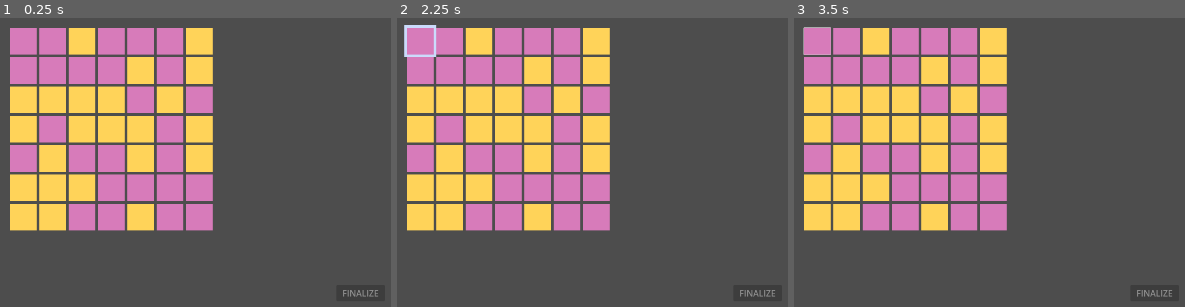
Above: before the commit, frames 1-3 (left to right).
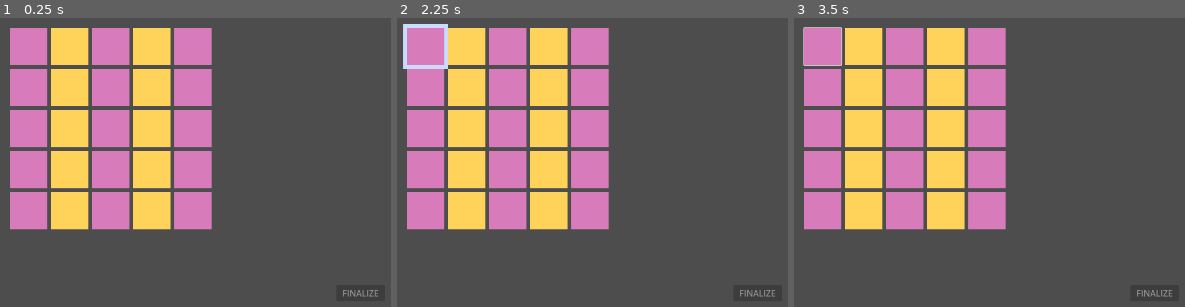
Above: after the commit, the same moments.

Repository: Annikatt/Annikatt
Game: Godot game, scene res://main_level.tscn
Two runs of this game, one before a commit and one after it. Both use one fixed random seed, a clock stepped at 60 frames per second and the inputs below.
Inputs (mouse positions are in pixels of both pictures, inside the frame that each line leads up to):
- Up to frame 1 (0.25 s): no input
- Up to frame 2 (2.25 s): click (420, 41) at 0.52 s; click (420, 41) at 1.27 s; click (420, 41) at 2.02 s
- Up to frame 3 (3.5 s): tap Enter at 2.75 s

The runs differ from the first frame. In frame 1, 23% of the frame differs, in the area x 2-55%, y 3-74%; in frame 2, 24%, in the area x 1-55%, y 2-74%; in frame 3, 23%.

Commit message:
Add files via upload

Diff:
--- /dev/null
+++ b/GerrymanderingV1/end_page.gd
@@ -0,0 +1,18 @@
+extends Node2D
+
+@onready var level = preload("res://main_level.gd")
+@onready var textbox = get_node('RichTextLabel')
+var results = Globals.level1_results
+
+# Called when the node enters the scene tree for the first time.
+func _ready():
+	if results[0] > results[1]:
+		set_text('pink wins!: '+str(results))
+	elif results[0] < results[1]:
+		set_text('yellow wins! '+str(results))
+	else:
+		set_text('tie!')
+
+# Called every frame. 'delta' is the elapsed time since the previous frame.
+func set_text(message):
+	textbox.text = str(message)
--- a/GerrymanderingV1/end_page.tscn
+++ b/GerrymanderingV1/end_page.tscn
@@ -1,3 +1,12 @@
-[gd_scene format=3 uid="uid://clphtvqv7qmqu"]
+[gd_scene load_steps=2 format=3 uid="uid://clphtvqv7qmqu"]
+
+[ext_resource type="Script" path="res://end_page.gd" id="1_7k2mx"]
 
 [node name="end_page" type="Node2D"]
+script = ExtResource("1_7k2mx")
+
+[node name="RichTextLabel" type="RichTextLabel" parent="."]
+offset_left = 602.0
+offset_top = 423.0
+offset_right = 893.0
+offset_bottom = 538.0
--- /dev/null
+++ b/GerrymanderingV1/globals.gd
@@ -0,0 +1,10 @@
+extends Node
+
+
+var level1_results = null
+
+var level = 1
+
+var precinct_counter = 0
+
+var level1_precincts = [0,0,0,0,0,1,1,1,1,1,0,0,0,0,0,1,1,1,1,1,0,0,0,0,0,1,1,1,1,1,0,0,0,0,0,1,1,1,1,1,0,0,0,0,0,1,1,1,1,1]
--- a/GerrymanderingV1/main_level.gd
+++ b/GerrymanderingV1/main_level.gd
@@ -9,88 +9,16 @@
 @onready var finalize_button = get_node("finalize_button")
 var current_selection = null
 var districts_used = []
-
-# Returns the first available unused district.
-func get_next_district():
-	var i = 0
-	for used in districts_used:
-		if not used:
-			return get_district(i)
-		i += 1
-	return null
-
-# Given relative x and y values, returns a precinct
-func get_precinct(rx,ry):
-	for child in grid.get_children():
-		if child.rx == rx and child.ry == ry:
-			return child
-	return null
-
-# Returns true if precinct t is in district dist, or false otherwise
-func tile_in_district(t,dist):
-	for dist_tile in dist.get_tiles():
-		if dist_tile == t:
-			return true
-	return false
-
-# Returns true if tile t is adjacent to district dist, or false otherwise
-func adjacent_to_district(t,dist):
-	for dist_tile in dist.get_tiles():
-		if adjacent(t,dist_tile):
-			return true
-	return false
-
-# Assumes t1 and t2 are adjacent
-# Returns 'top', 'left', 'right', or 'bot', indicating the position of t1 relative to t2
-func shared_side(t1,t2):
-	if t1.get_ry() == (t2.get_ry() - 1):
-		return 'top'
-	elif t1.get_rx() == (t2.get_rx() - 1):
-		return 'left'
-	elif t1.get_rx() == (t2.get_rx() + 1):
-		return 'right'
-	else:
-		return 'bot'
-
-# Returns a list of 4 booleans, representing top, left, right, and bottom respectively
-# Will be true if there is a tile in dist that is adjacent to t in that direction, or false otherwise
-func adjacencies(t,dist):
-	var sides = [false,false,false,false]
-	for dist_tile in dist.get_tiles():
-		if adjacent(dist_tile,t):
-			if shared_side(dist_tile,t) == 'top':
-				sides[0] = true
-			elif shared_side(dist_tile,t) == 'left':
-				sides[1] = true
-			elif shared_side(dist_tile,t) == 'right':
-				sides[2] = true
-			else:
-				sides[3] = true
-	return sides
-
-# Given relative x and y values and a position, 'top' ,'left', 'right', or 'bot',
-# returns the outline segment at that location.
-func get_outline(rx,ry,pos):
-	for child in outlines.get_children():
-		if [rx,ry,pos] in child.get_tile_relatives():
-			return child
-	return null
-
-# Returns a district based on its ID number 'num'
-func get_district(n):
-	for child in districts.get_children():
-		if child.get_num() == n:
-			return child
-	return null
+var level_scalar = .7
+var n_by_n = 5
+
 
 # Called when the node enters the scene tree for the first time.
 func _ready():
-	generate_grid(7,7,0.5,300,300,0,0)
-	generate_districts(7)
+	generate_grid(n_by_n,n_by_n,level_scalar,300,300,0,0)
+	generate_districts(n_by_n)
 	finalize_button.pressed.connect(_finalize.bind())
 
-func _finalize():
-	get_tree().change_scene_to_file('res://end_page.tscn')
 
 # Creates a rectangle of precincts with width and height
 # x and y are global positions
@@ -118,6 +46,7 @@
 	for t in grid.get_children():
 		t.click.connect(_tile_clicked.bind(t))
 
+
 #  Generates n district containers
 func generate_districts(n):
 	for dis in range (n):
@@ -125,6 +54,113 @@
 		district_to_add.set_num(dis)
 		districts.add_child(district_to_add)
 		districts_used.append(false)
+
+
+# Returns the first available unused district.
+func get_next_district():
+	var i = 0
+	for used in districts_used:
+		if not used:
+			return get_district_from_num(i)
+		i += 1
+	return null
+
+
+# Given relative x and y values, returns a precinct
+func get_precinct(rx,ry):
+	for child in grid.get_children():
+		if child.rx == rx and child.ry == ry:
+			return child
+	return null
+
+
+# Returns true if precinct t is in district dist, or false otherwise
+func tile_in_district(t,dist):
+	for dist_tile in dist.get_tiles():
+		if dist_tile == t:
+			return true
+	return false
+
+
+# Returns true if tile t is adjacent to district dist, or false otherwise
+func adjacent_to_district(t,dist):
+	for dist_tile in dist.get_tiles():
+		if adjacent(t,dist_tile):
+			return true
+	return false
+
+
+# Assumes t1 and t2 are adjacent
+# Returns 'top', 'left', 'right', or 'bot', indicating the position of t1 relative to t2
+func shared_side(t1,t2):
+	if t1.get_ry() == (t2.get_ry() - 1):
+		return 'top'
+	elif t1.get_rx() == (t2.get_rx() - 1):
+		return 'left'
+	elif t1.get_rx() == (t2.get_rx() + 1):
+		return 'right'
+	else:
+		return 'bot'
+
+
+# Returns a list of 4 booleans, representing top, left, right, and bottom respectively
+# Will be true if there is a tile in dist that is adjacent to t in that direction, or false otherwise
+func adjacencies(t,dist):
+	var sides = [false,false,false,false]
+	for dist_tile in dist.get_tiles():
+		if adjacent(dist_tile,t):
+			if shared_side(dist_tile,t) == 'top':
+				sides[0] = true
+			elif shared_side(dist_tile,t) == 'left':
+				sides[1] = true
+			elif shared_side(dist_tile,t) == 'right':
+				sides[2] = true
+			else:
+				sides[3] = true
+	return sides
+
+
+# Given relative x and y values and a position, 'top' ,'left', 'right', or 'bot',
+# returns the outline segment at that location.
+func get_outline(rx,ry,pos):
+	for child in outlines.get_children():
+		if [rx,ry,pos] in child.get_tile_relatives():
+			return child
+	return null
+
+
+# Returns a district based on its ID number 'num'
+func get_district_from_num(n):
+	for child in districts.get_children():
+		if child.get_num() == n:
+			return child
+	return null
+
+
+# Returns a list with the counts of districts for party 0 and party 1
+func party_results():
+	var p0_count = 0
+	var p1_count = 0
+	for dist in districts.get_children():
+		var p0_dist = 0
+		var p1_dist = 0
+		for t in dist.get_tiles():
+			if t.get_party() == 0:
+				p0_dist += 1
+			else:
+				p1_dist += 1
+		if p0_dist > p1_dist:
+			p0_count += 1
+		else:
+			p1_count += 1
+	return [p0_count,p1_count]
+
+
+# Called on finalize button pressed
+func _finalize():
+	Globals.level1_results = party_results()
+	get_tree().change_scene_to_file('res://end_page.tscn')
+
 
 # Returns true if tile1 and tile2 are adjacent, or false if not
 func adjacent(tile1,tile2):
@@ -135,6 +171,7 @@
 	else:
 		return false
 
+
 # Given a precinct t, returns the district that t is a part of,
 # or null if t is not in any district
 func _get_district_from_precinct(t):
@@ -142,6 +179,7 @@
 			if tile_in_district(t,child):
 				return child
 	return null
+
 
 # Adds outlines to a tile on sides for which true is passed
 func _outline_tile(t,top=true,left=true,right=true,bot=true):
@@ -176,6 +214,7 @@
 		new_outline.position = Vector2(t.get_x() - 10*t_scale, t.get_y() + 110*t_scale)
 		new_outline.set_tile_relatives(t.get_rx(),t.get_ry(),'bot')
 
+
 # Removes outlines from a tile on sides for which true is passed
 func _remove_outline_tile(t,top,left,right,bot):
 	if top:
@@ -191,6 +230,7 @@
 		if get_outline(t.get_rx(),t.get_ry(),'bot') != null:
 			get_outline(t.get_rx(),t.get_ry(),'bot').delete()
 
+
 # Returns true iff district dist contains a number of children equal
 # to target
 func _check_size(dist,target):
@@ -198,6 +238,7 @@
 		return true
 	else:
 		return false
+
 
 # Returns true if dist is contiguous, or false otherwise
 func _check_contiguous(dist):
@@ -211,28 +252,28 @@
 				if t1 not in checked:
 					if adjacent(t1,t2):
 						checked.append(t1)
-	if len(checked) == total:
-		return true
-	return false
+	return len(checked) == total
+
 
 # Checks to make sure that every tile is in a district and
 # every district has between min_size and max_size tiles in it
 # then enables the finalize button if all checks are passed
 func _check_all(min_size, max_size):
 	for t in grid.get_children():
-		if t.get_in_dist() == false:
+		if not t.get_in_dist():
 			finalize_button.disable()
 			return
 	for dist in districts.get_children():
-		if (_check_size(dist,min_size) == false) and (_check_size(dist,max_size) == false):
+		if (not _check_size(dist,min_size)) and (not _check_size(dist,max_size)):
 			finalize_button.disable()
 			return
-		if _check_contiguous(dist) == false:
+		if not _check_contiguous(dist):
 			finalize_button.disable()
 			return
 	finalize_button.enable()
 
-# Stuff happens on tile clicked
+
+# Called on tile clicked
 func _tile_clicked(t):
 	if current_selection == null:
 		current_selection = _get_district_from_precinct(t)
@@ -242,7 +283,7 @@
 				districts_used[current_selection.get_num()] = true
 				current_selection.add_tile(t)
 				t.set_in_dist(true)
-				_outline_tile(t,0.5)
+				_outline_tile(t)
 	else:
 		if tile_in_district(t,current_selection):
 			current_selection.remove_tile(t)
@@ -266,5 +307,5 @@
 				districts_used[current_selection.get_num()] = true
 				current_selection.add_tile(t)
 				t.set_in_dist(true)
-				_outline_tile(t,0.5)
-	_check_all(7,7)
+				_outline_tile(t)
+	_check_all(n_by_n,n_by_n)
--- a/GerrymanderingV1/precinct.gd
+++ b/GerrymanderingV1/precinct.gd
@@ -12,7 +12,11 @@
 # Currently randomly assigns 0 (pink) or 1 (yellow), with equal odds
 func _ready():
 	var parties = $AnimatedSprite2D.sprite_frames.get_animation_names()
-	party = randi() % parties.size()
+	if Globals.level == 0:
+		party = randi() % parties.size()
+	else:
+		party = Globals.level1_precincts[Globals.precinct_counter]
+		Globals.precinct_counter += 1
 	$AnimatedSprite2D.play(parties[party])
 
 # For testing purposes: returns string "(x,y)"
--- a/GerrymanderingV1/project.godot
+++ b/GerrymanderingV1/project.godot
@@ -15,6 +15,10 @@
 config/features=PackedStringArray("4.2", "GL Compatibility")
 config/icon="res://icon.svg"
 
+[autoload]
+
+Globals="*res://globals.gd"
+
 [display]
 
 window/size/viewport_width=1500
